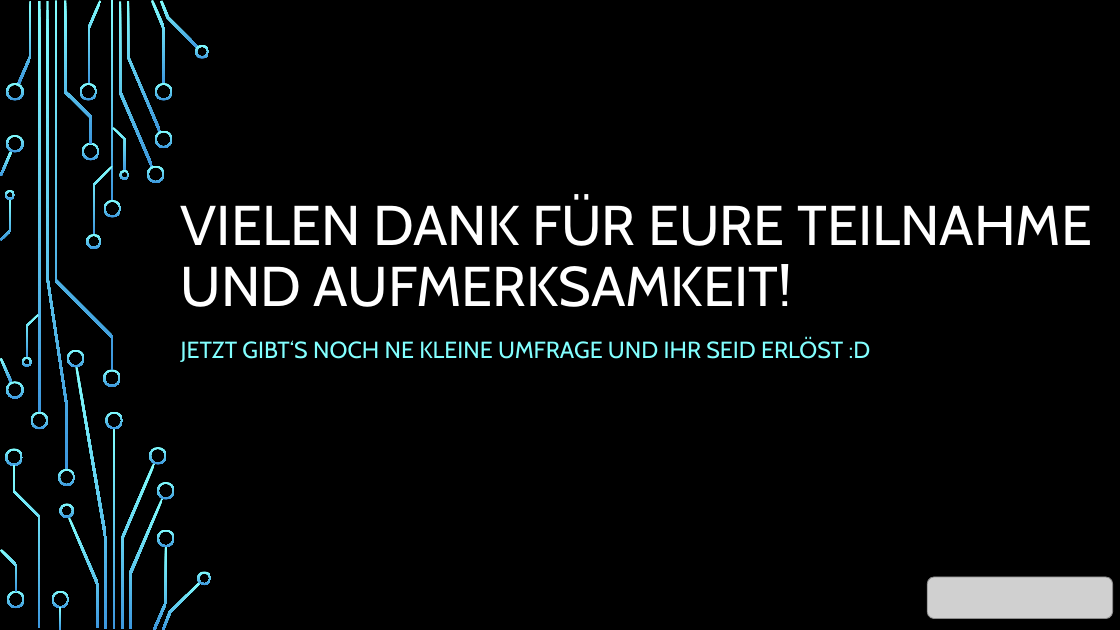
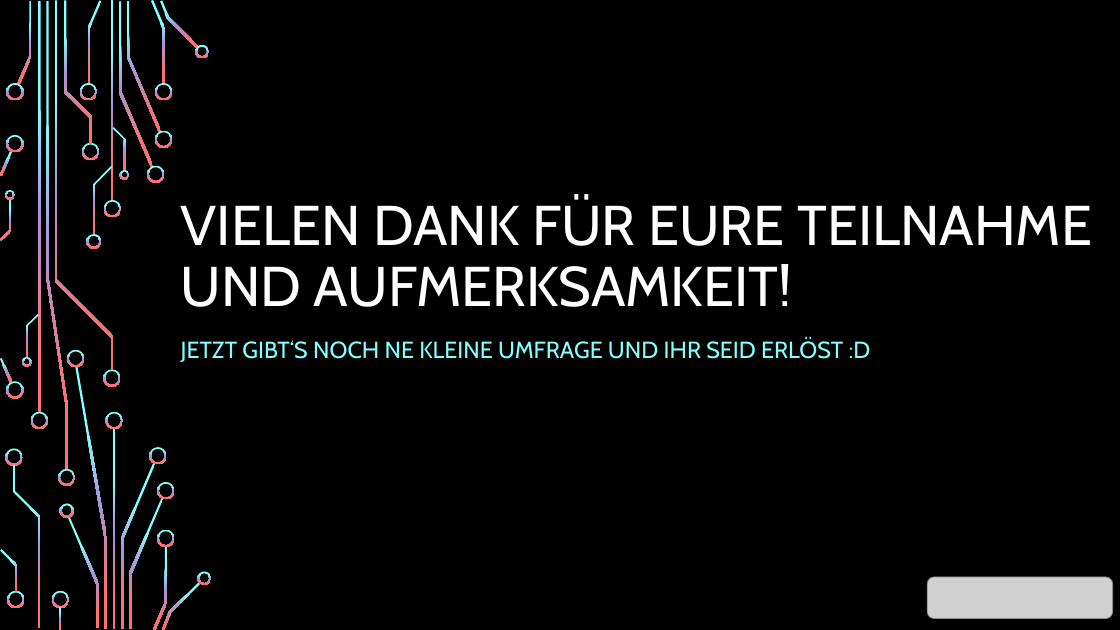
Before and after one commit to BelmontR/Java-Tutorial-Course, a slide deck: slide 107 of Java Grundkurs.pptx (slide 105 before the commit). Drawn at 1120x630 pixels with LibreOffice and Linux fonts; fonts in the diff are those of the drawing; grey boxes stand for pictures; background and template pictures are left out. Boxes give left, top, right and bottom in pixels: in the first picture for what was removed or moved away, otherwise in the second. Text is boxed around its words. In the diff, an @@ line names an element or a change of style, - is before the commit and + after.

```diff
--- a/Java Grundkurs.pptx
+++ b/Java Grundkurs.pptx
@@ fill gradient #82FFFF to #3D97DE to gradient #82FFFF to #AB94D8 to #FF7171 in 54 elements at box(103, 200, 121, 218), box(103, 370, 121, 387), box(38, 1, 40, 413), box(30, 412, 48, 429), box(18, 1, 32, 84), box(118, 2, 153, 167), box(147, 166, 165, 183), box(127, 1, 161, 132), box(151, 0, 166, 84), box(155, 130, 172, 148), box(155, 83, 172, 101), box(160, 1, 199, 49), box(195, 45, 210, 58), box(87, 1, 102, 84), box(80, 83, 97, 101), box(82, 143, 99, 160), box(68, 517, 99, 628), box(60, 503, 74, 518), box(6, 83, 24, 101), box(0, 358, 13, 382), box(6, 381, 24, 399), box(0, 151, 13, 176), box(6, 135, 24, 153), box(64, 1, 92, 144), box(5, 449, 23, 466), box(13, 465, 40, 628), box(51, 591, 69, 608), box(59, 607, 61, 630), box(7, 591, 24, 608), box(0, 549, 18, 592), box(93, 166, 113, 235), box(87, 234, 102, 250), box(55, 1, 113, 371), box(113, 127, 126, 171), box(119, 170, 129, 180), box(26, 314, 39, 358), box(22, 357, 32, 367), box(1, 199, 11, 240), box(5, 190, 15, 200), box(113, 429, 115, 629), box(121, 463, 155, 628), box(106, 412, 124, 429), box(76, 366, 108, 629), box(67, 350, 85, 367), box(150, 447, 167, 465), box(129, 498, 164, 629), box(153, 546, 167, 630), box(157, 482, 175, 500), box(157, 529, 175, 547), box(162, 581, 201, 630), box(197, 571, 212, 585), box(46, 1, 68, 470), box(58, 469, 75, 486), box(111, 1, 113, 202) @@
```
Also in this commit, not shown: 2 other slides changed, 2 slides added, 37 other files.
